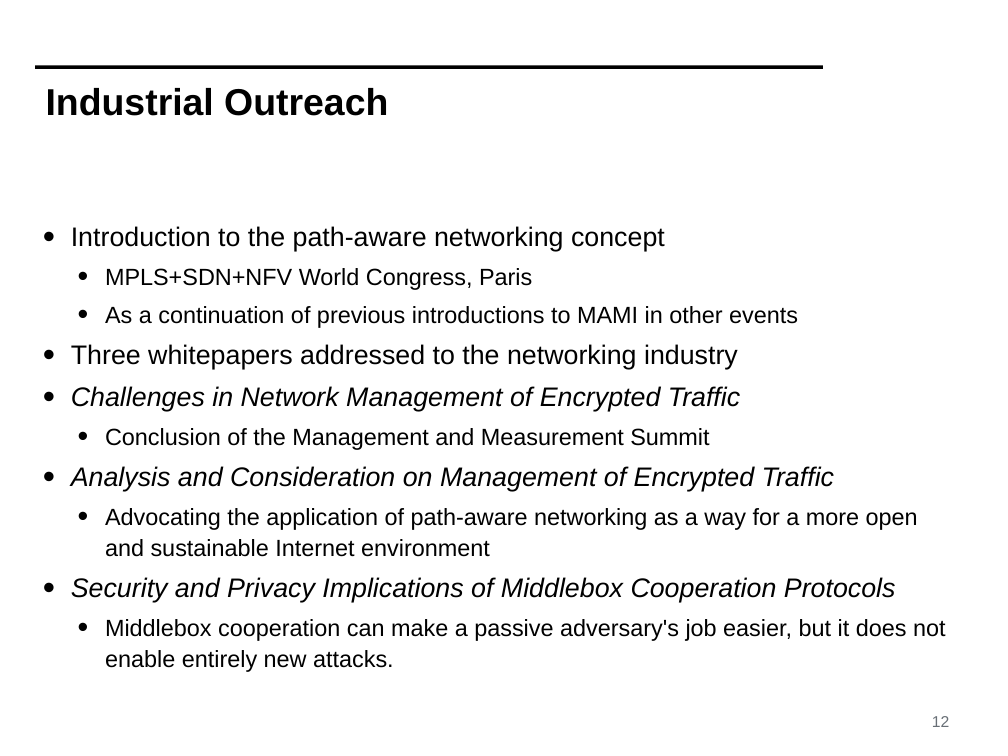
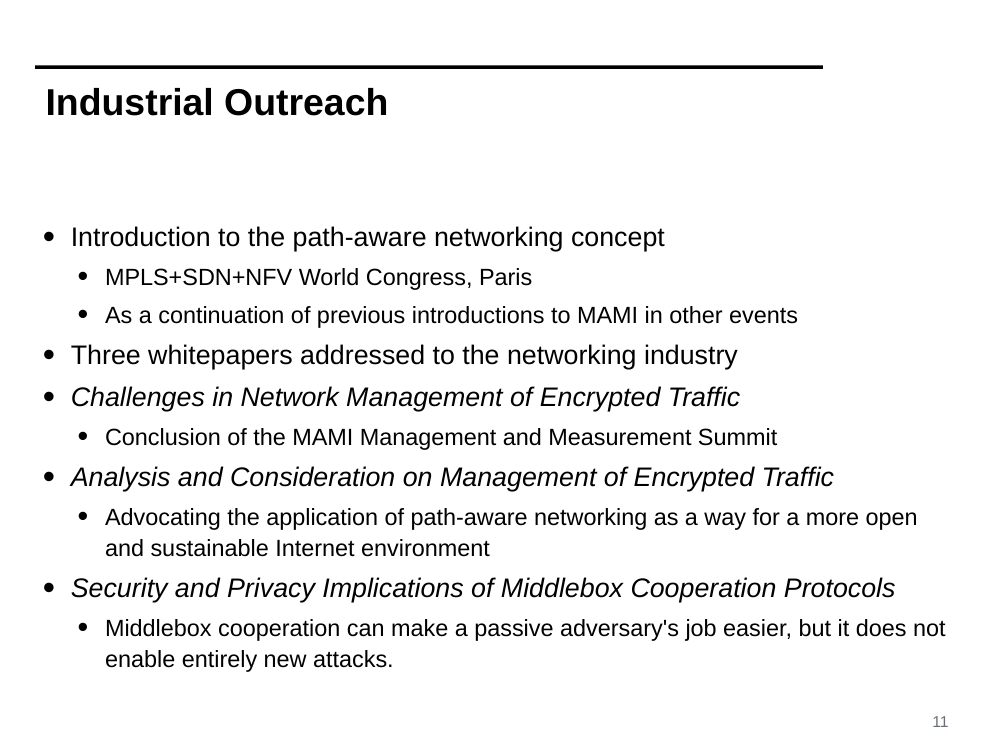
Before and after one commit to mami-project/roadshows, a slide deck: slide 11 of review3-brussels/WP4-ReviewFinal.pptx (slide 12 before the commit). Drawn at 1008x756 pixels with LibreOffice and Linux fonts; fonts in the diff are those of the drawing; background and template pictures are left out. Boxes give left, top, right and bottom in pixels: in the first picture for what was removed or moved away, otherwise in the second. Text is boxed around its words. In the diff, an @@ line names an element or a change of style, - is before the commit and + after.

```diff
--- a/review3-brussels/WP4-ReviewFinal.pptx
+++ b/review3-brussels/WP4-ReviewFinal.pptx
@@ text at (105, 428, 777, 450): text changed @@
-  • Conclusion of the Management and Measurement Summit
+  • Conclusion of the MAMI Management and Measurement Summit
@@ page number at (932, 716, 948, 727): text changed @@
-12
+11
```
Also in this commit, not shown: 7 other slides changed.
